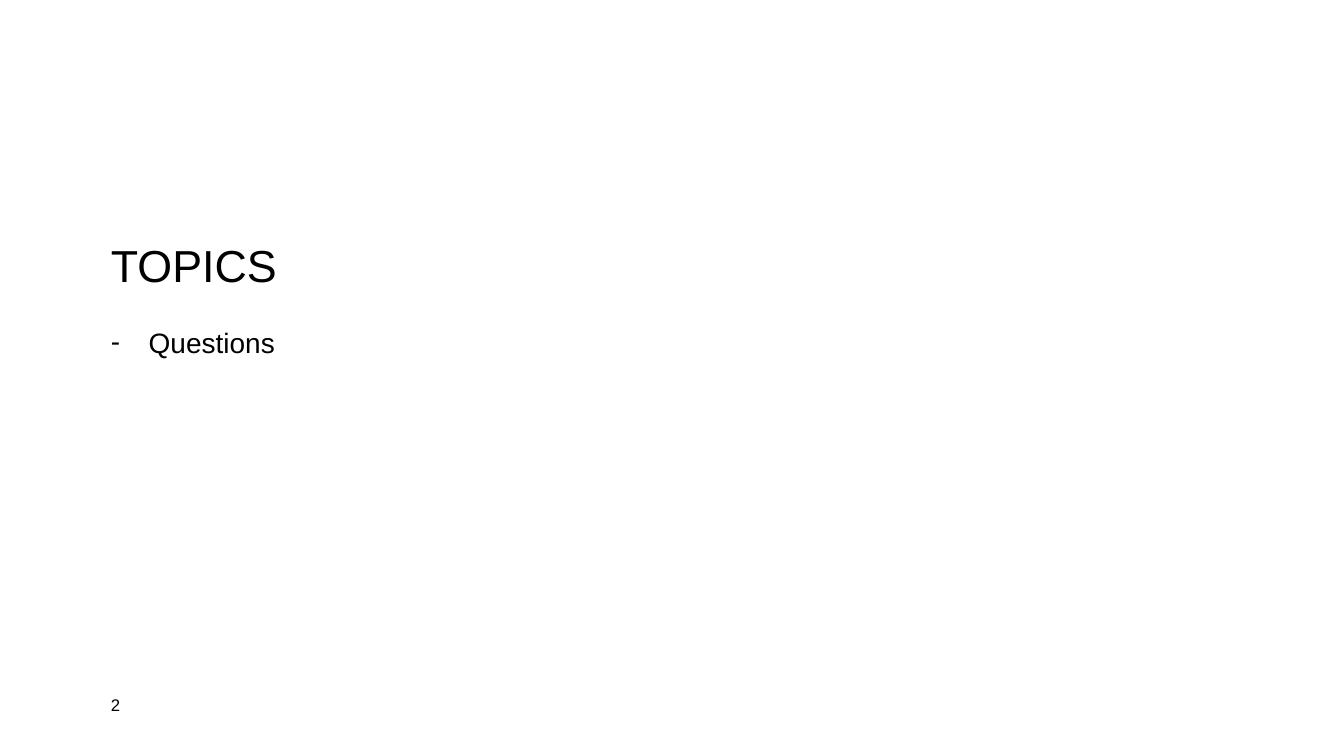
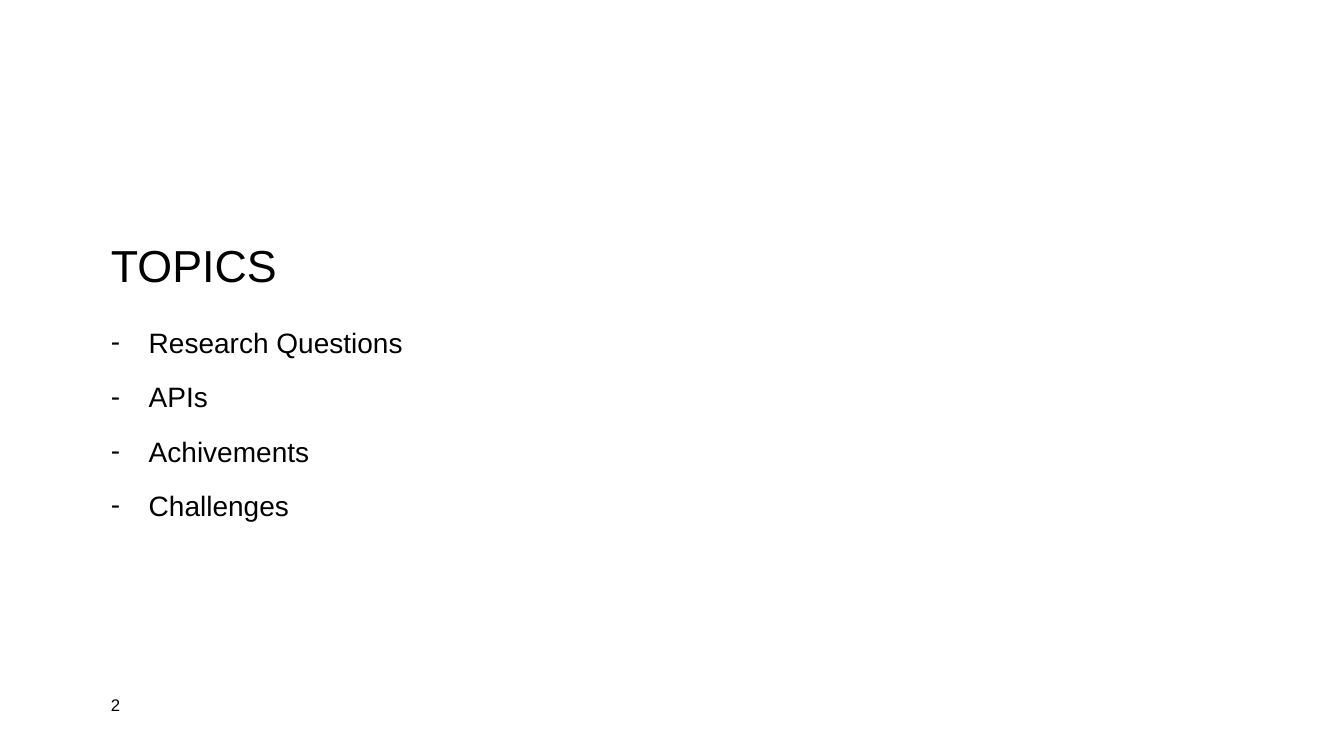
Before and after one commit to lennartklose96/DataScienceProject, a slide deck: slide 2 of Data-Science-Project2Präsi.pptx. Drawn at 1344x756 pixels with LibreOffice and Linux fonts; fonts in the diff are those of the drawing; background and template pictures are left out. Boxes give left, top, right and bottom in pixels: in the first picture for what was removed or moved away, otherwise in the second. Text is boxed around its words. In the diff, an @@ line names an element or a change of style, - is before the commit and + after.

```diff
--- a/Data-Science-Project2Präsi.pptx
+++ b/Data-Science-Project2Präsi.pptx
@@ text at box(149, 332, 402, 521): text changed @@
-– Questions
+– Research Questions
+– APIs
+– Achivements
+– Challenges
```
Also in this commit, not shown: 5 other slides changed, 2 slides added, 1 slide removed, 1 other file.
